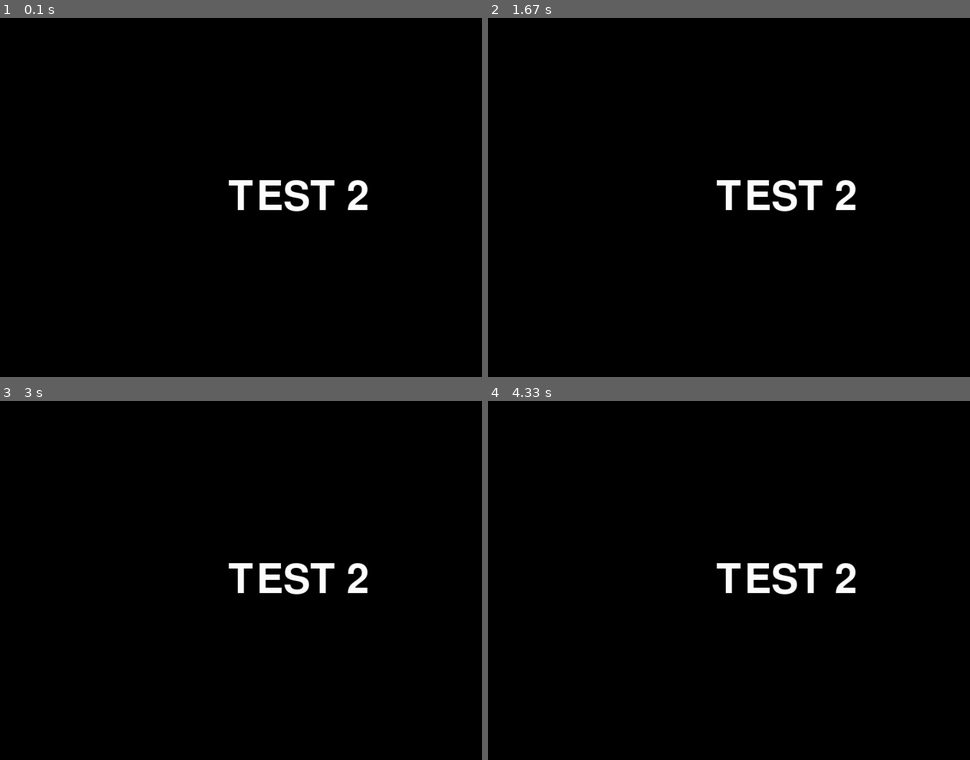
Above: before the commit, frames 1-4 (two rows, left to right).
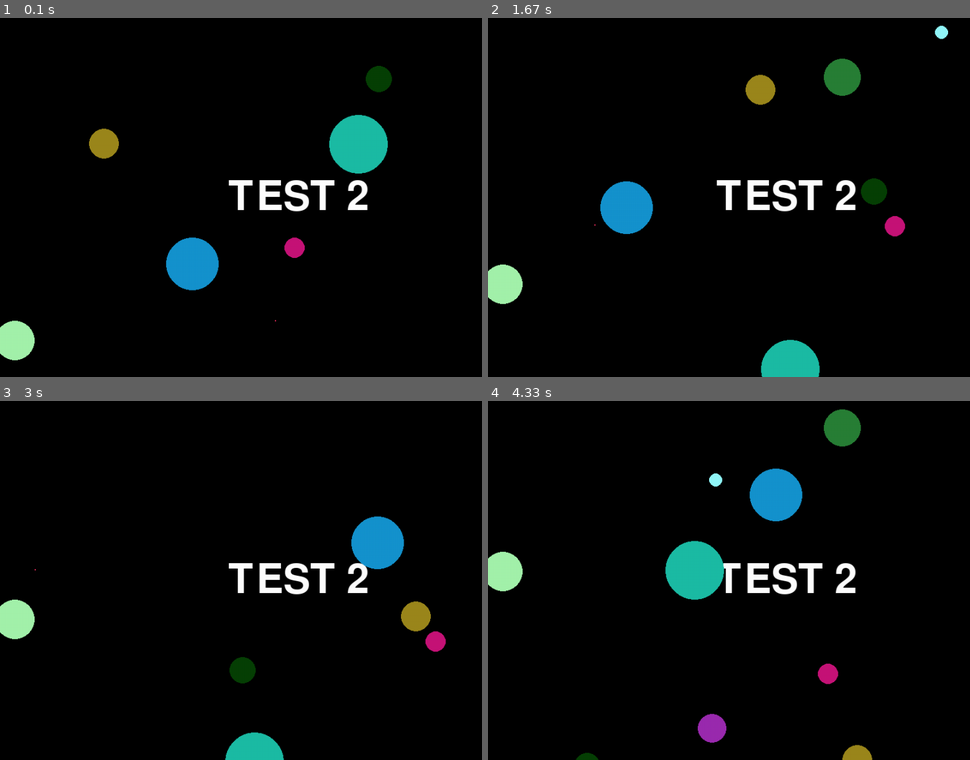
Above: after the commit, the same moments.

Repository: rhit-catapult/pygameproject-caffeinerush
Game: pygame game, started from Task 2.py
The game is run twice, just before and just after one commit, with the same random seed, the same clock (stepped at 60 frames per second) and the same inputs.
Inputs:
- Up to frame 1 (0.1 s): no input
- Up to frame 2 (1.67 s): no input
- Up to frame 3 (3 s): no input
- Up to frame 4 (4.33 s): no input

The runs differ from the first frame. In frame 1, 4.4% of the frame differs, in the area x 0-82%, y 13-96%; in frame 2, 4.6%; in frame 3, 3.6%; in frame 4, 5.1%, in the area x 0-80%, y 2-100%.

Commit message:
test commit

Diff:
--- a/Task 2.py
+++ b/Task 2.py
@@ -5,6 +5,33 @@
 import subprocess
 import sysconfig
 import os
+
+
+class Ball:
+    def __init__(self, screen, x, y):
+        self.x = random.randint(0, 800)
+        self.y = random.randint(0, 800)
+        self.xspeed = random.randint(-5, 10)
+        self.yspeed = random.randint(-5, 10)
+        self.screen = screen
+        self.radius = random.randint(1, 50)
+
+        r = random.randint(0, 255)
+        g = random.randint(0, 255)
+        b = random.randint(0, 255)
+        self.color = (r, g, b)
+
+    def move(self):
+        self.x = self.x + self.xspeed
+        self.y = self.y + self.yspeed
+        if self.x > 800 - self.radius or self.x < 0 + self.radius:
+            self.xspeed *= -1
+        if self.y > 800 - self.radius or self.y < 0 + self.radius:
+            self.yspeed *= -1
+
+    def draw(self):
+        pygame.draw.circle(self.screen, self.color, (self.x, self.y), self.radius)
+
 
 #Clean the dishes (random bubble code)
 def main():
@@ -14,6 +41,12 @@
     screen_height = 600 #defines the height
     screen = pygame.display.set_mode((screen_width, screen_height))
     bg_color = (0, 0, 0)
+
+    test_ball = Ball(screen, 100, 100)
+    balls = []
+    for i in range(0, 10):
+        ball = Ball(screen, 100, 100)
+        balls.append(ball)
 
     pygame.display.set_caption("Caffeine Rush")
     # TODO: Change the size of the screen as you see fit!
@@ -34,6 +67,10 @@
         screen.fill((bg_color))
         screen.blit(text_surface, text_rect)  # "TEST"
 
+        for ball in balls:
+            ball.draw()
+            ball.move()
+
         pygame.display.update()
 
 
